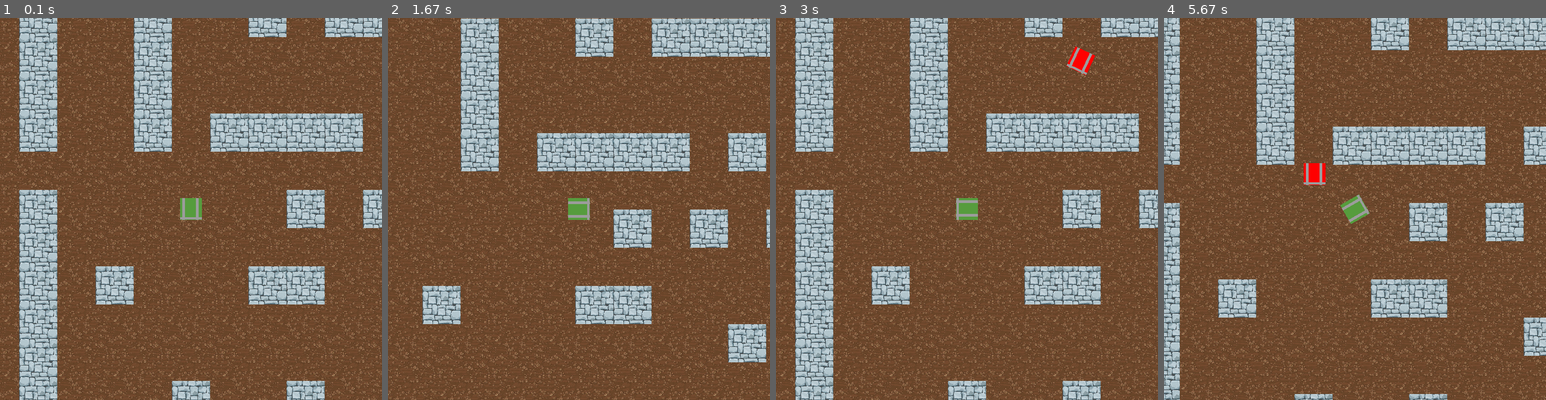
Above: before the commit, frames 1-4 (left to right).
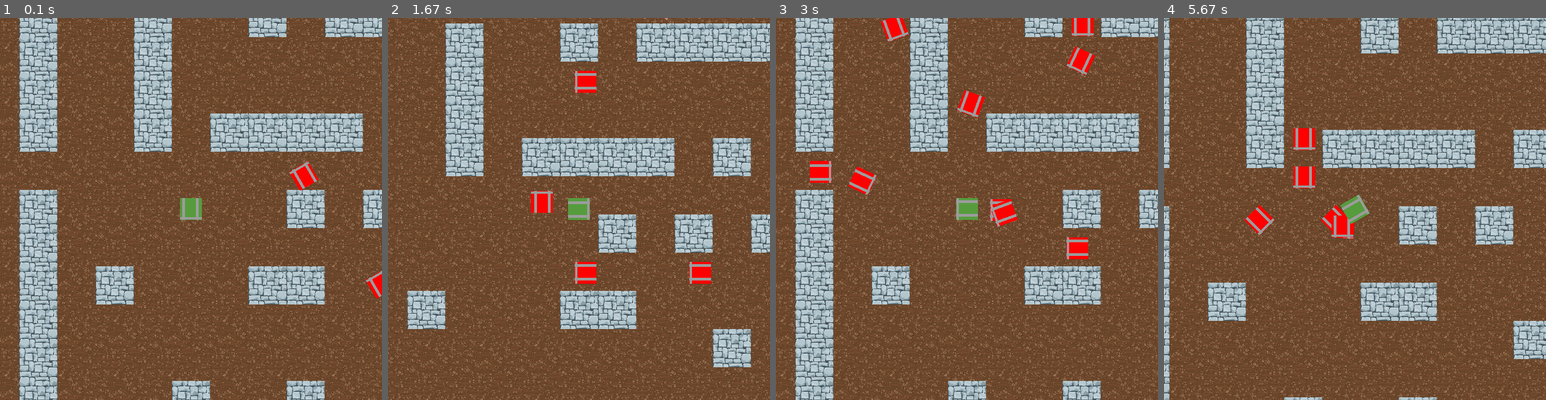
Above: after the commit, the same moments.

Repository: Camleaf/ICS3U
Game: pygame game, started from U3/main.py
Two runs of this game, one before a commit and one after it. Both use one fixed random seed, a clock stepped at 60 frames per second and the inputs below.
Inputs:
- Up to frame 1 (0.1 s): no input
- Up to frame 2 (1.67 s): hold Right 0.33-0.8 s; hold Up 0.83-1.13 s; hold Right 1.17-1.63 s
- Up to frame 3 (3 s): hold Left 1.67-2.2 s; hold Down 2.23-2.53 s; hold Left 2.57-2.97 s
- Up to frame 4 (5.67 s): hold Up 3-3.37 s; hold Right 3.4-4.03 s; hold Down 4.07-4.43 s; hold Left 4.47-4.93 s; hold Right 4.97-5.43 s; hold Up from 5.47 s (still down)

The runs differ from the first frame. In frame 1, 0.5% of the frame differs, in the area x 75-100%, y 37-74%; in frame 2, 39%, in the area x 0-100%, y 0-100%; in frame 3, 2.3%; in frame 4, 39%.

Commit message:
small fixes

Diff:
--- a/U3/main.py
+++ b/U3/main.py
@@ -26,7 +26,7 @@
 walls = Walls(GAME_BASE,GAME_HEIGHT, DISPLAY_BASE, DISPLAY_HEIGHT)
 player = Player(PICKLE_GREEN,40,40,DISPLAY_BASE, DISPLAY_HEIGHT, GAME_BASE, GAME_HEIGHT)
 player_container = Create_Container(player)
-enemies = Enemies(1,40,40,GAME_BASE, GAME_HEIGHT,DISPLAY_BASE, DISPLAY_HEIGHT, walls, player.camera_x, player.camera_y)
+enemies = Enemies(10,40,40,GAME_BASE, GAME_HEIGHT,DISPLAY_BASE, DISPLAY_HEIGHT, walls, player.camera_x, player.camera_y)
 
 
 # Threads
@@ -54,14 +54,14 @@
         x_vector = 0
         y_vector = 0
         if keys_pressed[pg.K_LEFT]:
-            x_vector -= 2
+            x_vector -= 2.5
 
         if keys_pressed[pg.K_RIGHT]:
-            x_vector += 2
+            x_vector += 2.5
         if keys_pressed[pg.K_UP]:
-            y_vector -= 2
+            y_vector -= 2.5
         if keys_pressed[pg.K_DOWN]:
-            y_vector += 2
+            y_vector += 2.5
         if keys_pressed[pg.K_q]:
             time.sleep(10)
         player.move(x_vector,y_vector)
--- a/U3/utils/enemies/enemy.py
+++ b/U3/utils/enemies/enemy.py
@@ -56,6 +56,7 @@
         if (self.x, self.y) == self.cur_move_target:
             if (self.x, self.y) == (self.camera_x//70, self.camera_y//70):
                 return
+            # pathfinding only really needs to be active when triggered, and in this case the trigger is needing a new move target
             if not self.pathfinding_active:
                 self.pathfinding_active = True
                 r = threading.Thread(target = self.pathfind, args = (copy.deepcopy(self.grid),))
@@ -86,6 +87,7 @@
 
 
     def rotation_manager(self,x,y):
+        """Gives a rotation target for the bot to match based on its current movement"""
         match [x//2,y//2]: # match the rotation to the movement
           case [1,0]: # right
             self.rotation_target = 90
--- a/U3/utils/player/main.py
+++ b/U3/utils/player/main.py
@@ -65,7 +65,7 @@
 
 
 
-        match [x//2,y//2]: # match the rotation to the movement
+        match [x//2.5,y//2.5]: # match the rotation to the movement
           case [1,0]: # right
             self.rotation_target = 90
           case [-1,0]:
Not shown, changed: U3/readme.md
